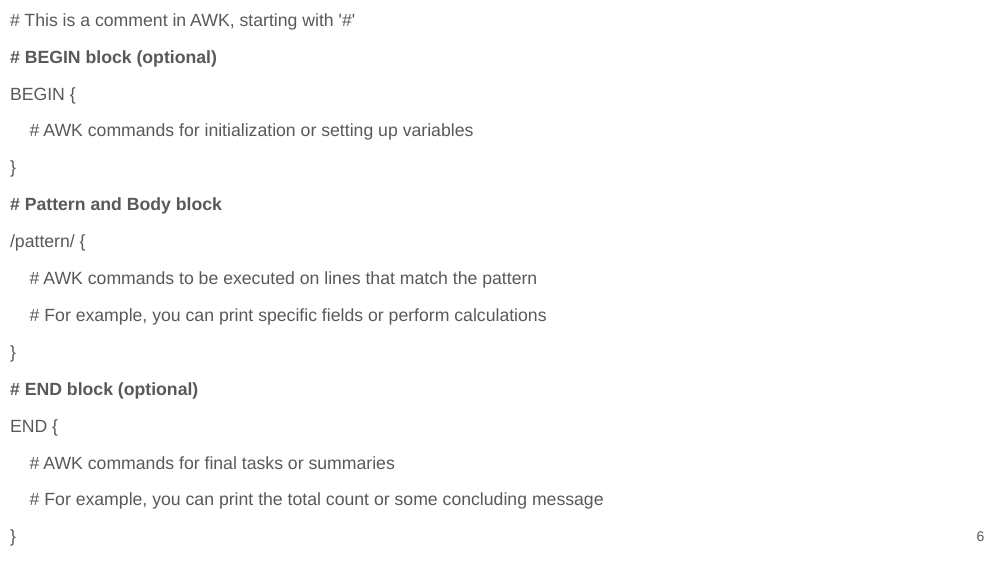
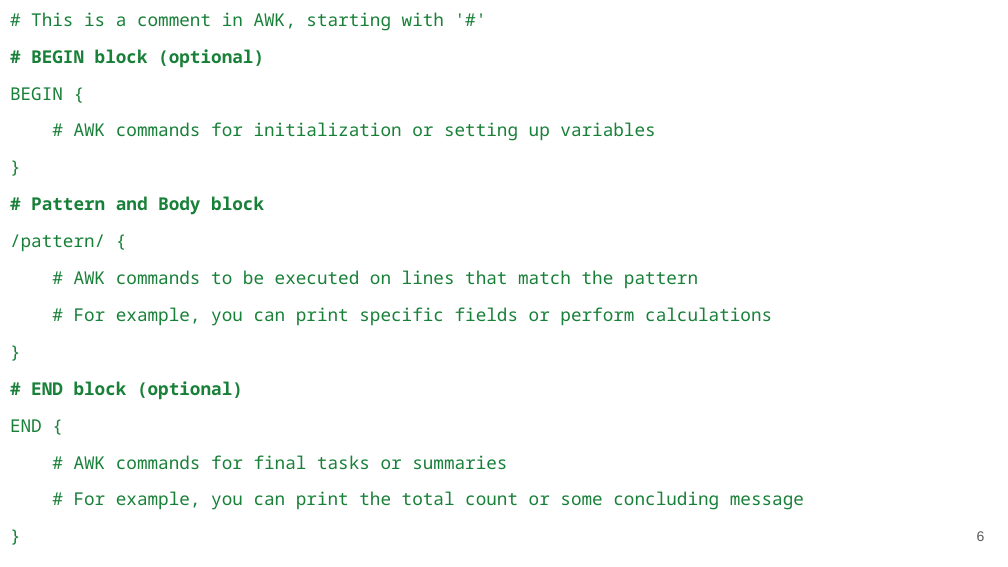
Before and after one commit to luuloi/AppliedBioinformatics2023, a slide deck: slide 6 of Lecture1/Slide/Comprehensive_AWK.pptx. Drawn at 1008x567 pixels with LibreOffice and Linux fonts; fonts in the diff are those of the drawing. Boxes give left, top, right and bottom in pixels: in the first picture for what was removed or moved away, otherwise in the second. Text is boxed around its words. In the diff, an @@ line names an element or a change of style, - is before the commit and + after.

```diff
--- a/Lecture1/Slide/Comprehensive_AWK.pptx
+++ b/Lecture1/Slide/Comprehensive_AWK.pptx
@@ text "# This is a comment ..." at <box>10,12,804,510</box>: font Arial to Noto Sans Mono, text colour #595959 to #188038 @@
```
Also in this commit, not shown: 7 other slides changed.
